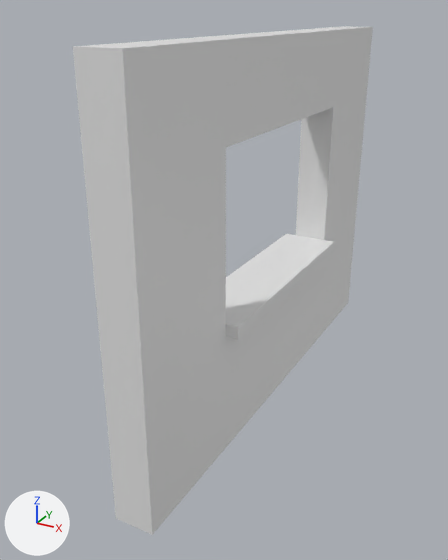
The FBX model Assets/Geometry/leftCounterWall_geo.fbx, before and after one commit.
Rendered twice from a 50 mm camera at (2.19, -2.46, 3.17) aimed at (-0.08, 1.67, 1.1). The lights are fixed; the arrows at lower left show +X, +Y and +Z. Where no turn or scale is listed for an object, it has been applied to the vertices.

Script lines for the objects in view, before the commit:
```python
me_cube_001 = bpy.data.meshes.new('Cube.001')
me_cube_001.from_pydata(...)  # 40 vertices, 38 faces; spans x -0.1..0.4, y 0.0..4.0, z 0.0..3.0
ob_leftcounterwall_geo_01 = bpy.data.objects.new('leftCounterWall_geo.01', me_cube_001)
ob_leftcounterwall_geo_01.location = (0.0, 0.0, 0.0)
```
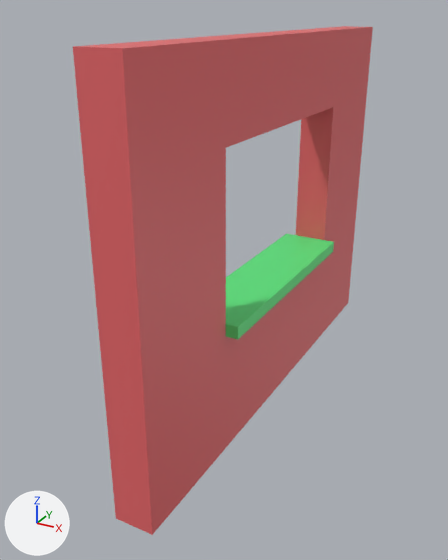
Where the change shows, as pixel boxes (x1, y1, x2, y2) in the pictures (448 x 560 px):
part 1 of me_cube_001, recoloured (white to green): (226, 234, 334, 340) in both
part 2 of me_cube_001, recoloured: (73, 26, 373, 535) in both

What the commit changed:
Material 'wall_shd' (mat_wall_shd) is new.
Its base color is (0.8, 0.134, 0.142) (red #e76669).
Material 'counter_shd' (mat_counter_shd) is new.
Its base color is (0.103, 0.8, 0.207) (green #5ae77e).
me_cube_001 has 40 vertices, 38 faces and spans x -0.1..0.4, y 0.0..4.0, z 0.0..3.0.
me_cube_001 is used by ob_leftcounterwall_geo_01; location (0.0, 0.0, 0.0).
me_cube_001 part 1: 6 of the faces centred in x -0.1..0.4, y 1.0..3.0, z 1.0..1.1 switch from no material to mat_counter_shd (green #5ae77e).
me_cube_001 part 2: 32 of the faces centred in x 0.0..0.3, y 0.0..4.0, z 0.0..3.0 switch from no material to mat_wall_shd (red #e76669).
